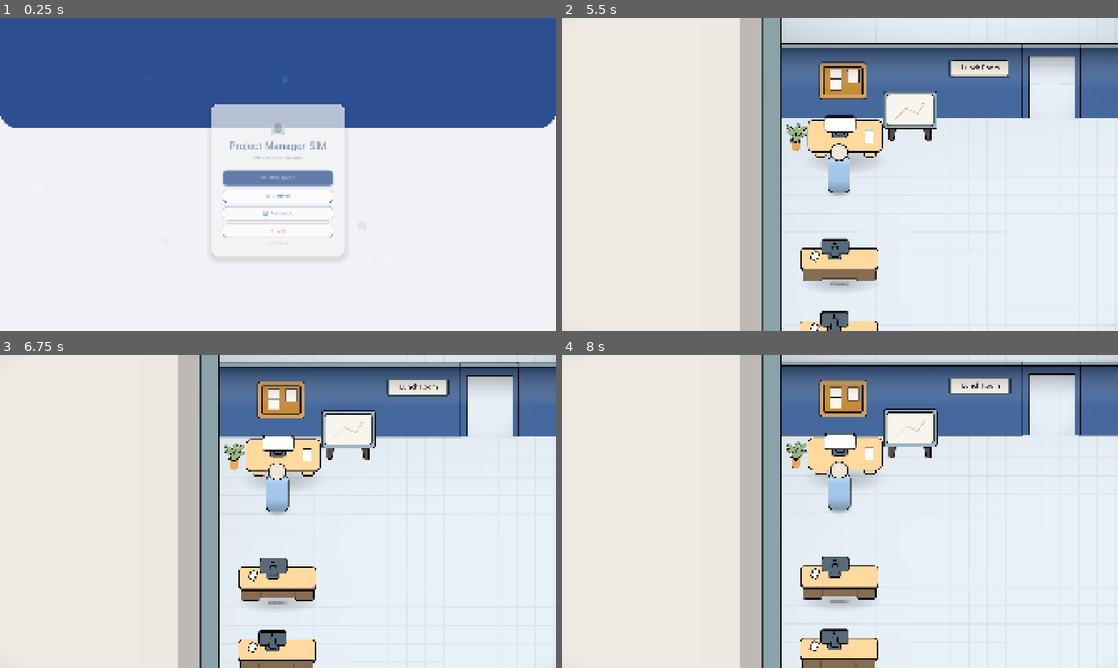
Above: before the commit, frames 1-4 (two rows, left to right).
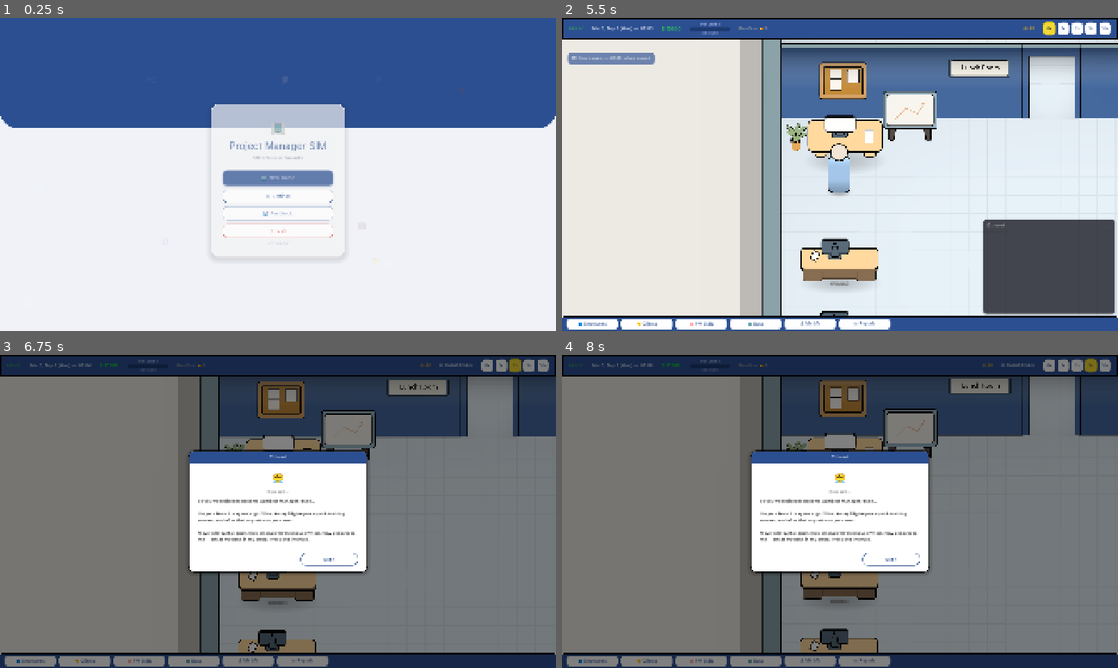
Above: after the commit, the same moments.

Repository: Esca69/project-manager-sim
Game: Godot game, scene res://Scenes/main_menu.tscn
The game is run twice, just before and just after one commit, with the same random seed, the same clock (stepped at 60 frames per second) and the same inputs. Sound files missing from this copy of the repository are replaced by a short silence.
Inputs (mouse positions are in pixels of both pictures, inside the frame that each line leads up to):
- Up to frame 1 (0.25 s): no input
- Up to frame 2 (5.5 s): click "🆕 New Game" at 0.5 s; click "🆕 New Game" at 1.25 s; click "▶" at 2 s; tap Enter at 2.75, 4.25 s; move the mouse to (962, 158) at 2.77 s; hold Right (ui_right) 2.78-3.53 s; tap E (interact) at 2.85 s; click (962, 158) at 2.92 s; tap Space at 3.5, 5 s; move the mouse to (728, 190) at 3.52 s; hold Down (ui_down) 3.53-4.28 s; tap Q (motivate) at 3.6 s; move the mouse to (895, 105) at 4.27 s; hold Right (ui_right) 4.28-5.03 s; tap R (no_toilet) at 4.35 s; move the mouse to (812, 237) at 5.02 s; hold Up (ui_up) from 5.03 s (still down); tap 4 (speed_10x) at 5.1 s; click (812, 237) at 5.17 s
- Up to frame 3 (6.75 s): move the mouse to (444, 558) at 5.77 s; release Up (ui_up) at 5.78 s; hold 1 (speed_1x) 5.78-6.53 s; hold Left (ui_left) from 5.78 s (still down); move the mouse to (111, 464) at 6.52 s; tap 2 (speed_2x) at 6.6 s
- Up to frame 4 (8 s): move the mouse to (867, 511) at 7.27 s; release Left (ui_left) at 7.28 s; hold Down (ui_down) from 7.28 s (still down); hold 3 (speed_5x) from 7.28 s (still down); click (867, 511) at 7.42 s

The runs differ from the first frame. In frame 2, 19% of the frame differs, in the area x 0-100%, y 0-100%; in frame 3, 98%; in frame 4, 98%.

Commit message:
Bump version, enable HUD, add playtest UID
Bump main menu version label from v0.38 to v0.39. Re-enable HUD in Scenes/office.tscn by removing the "visible = false" line so the HUD shows by default. Add a uid file for playtest_end_screen.gd (playtest_end_screen.gd.uid). Update English and Russian translation resources (binary translation files updated to match string changes).

Diff:
--- a/Scenes/office.tscn
+++ b/Scenes/office.tscn
@@ -434,7 +434,6 @@
 position = Vector2(445, -626)
 
 [node name="HUD" parent="." instance=ExtResource("6_7xo7e")]
-visible = false
 
 [node name="SpawnPoint" type="Marker2D" parent="."]
 position = Vector2(1653, 833)
--- a/Scripts/main_menu.gd
+++ b/Scripts/main_menu.gd
@@ -219,7 +219,7 @@
 
 	# === ВЕРСИЯ ===
 	_version_label = Label.new()
-	_version_label.text = "v0.38 alpha"
+	_version_label.text = "v0.39 alpha"
 	_version_label.add_theme_font_size_override("font_size", 12)
 	_version_label.add_theme_color_override("font_color", Color(0.6, 0.6, 0.7, 0.7))
 	_version_label.horizontal_alignment = HORIZONTAL_ALIGNMENT_CENTER
Binary file changed: Localization/translations.en.translation
Binary file changed: Localization/translations.ru.translation
Not shown, added: Scripts/playtest_end_screen.gd.uid
